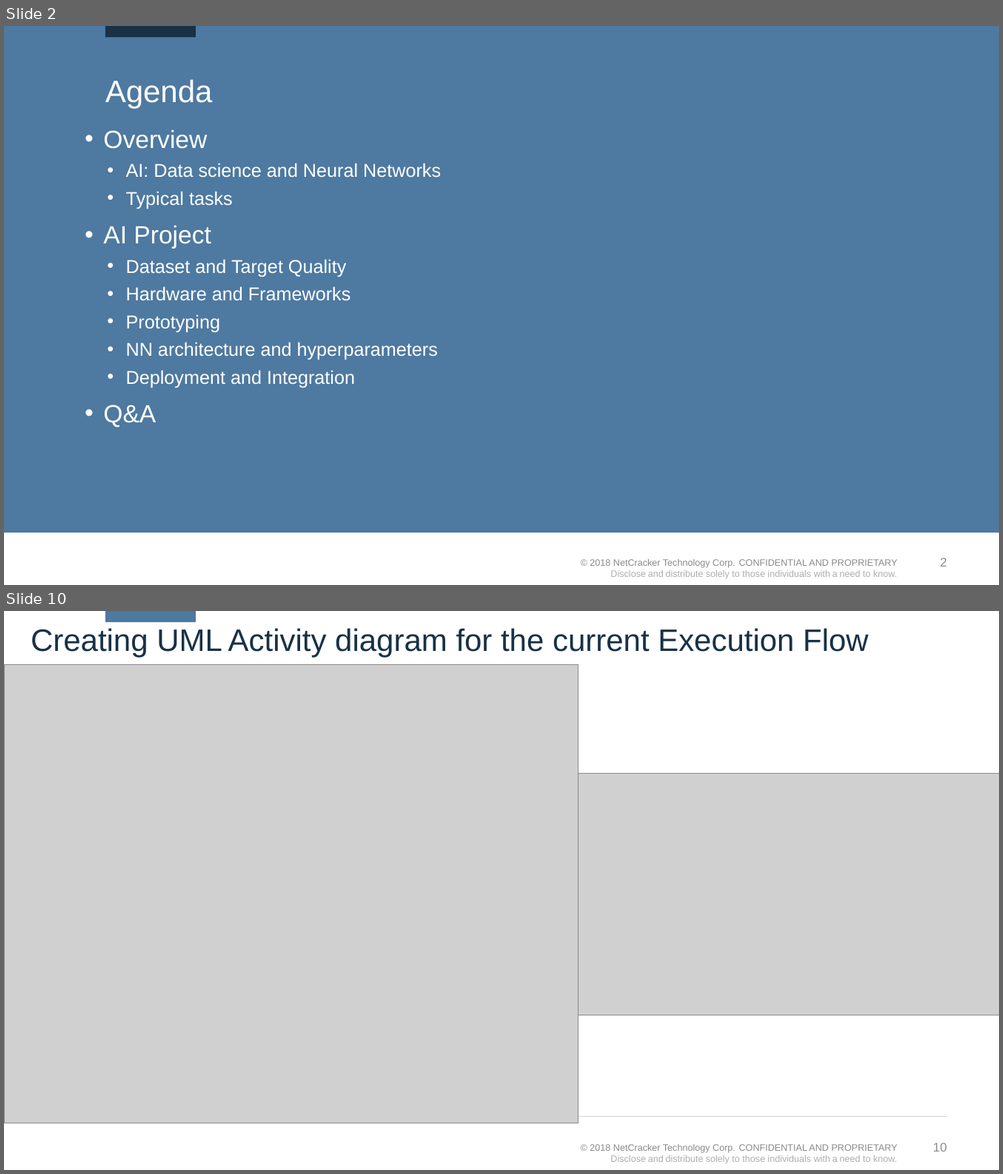
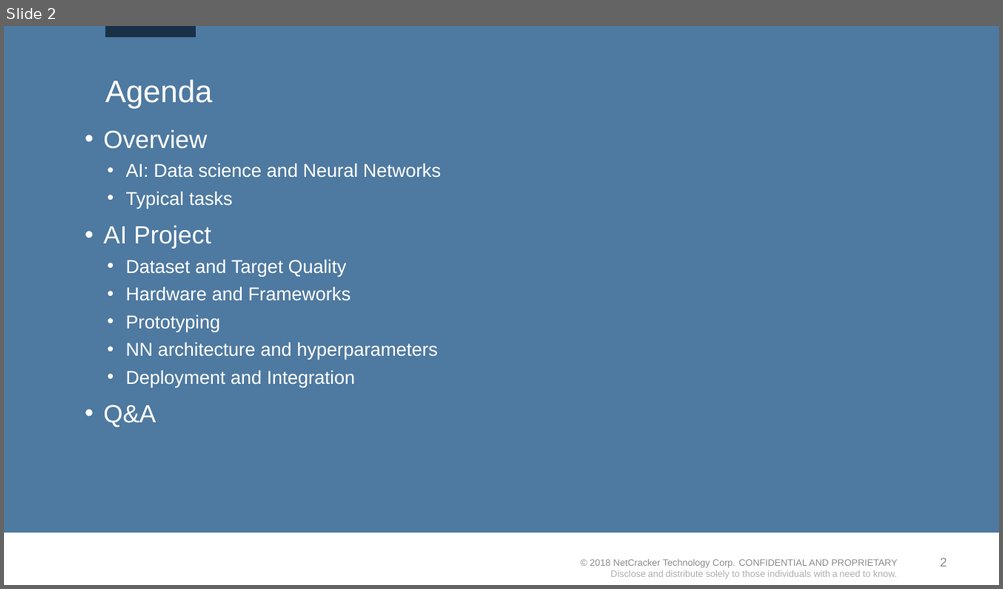
Before and after one commit to kvoloshenko/CLA, a slide deck: CLA_AI_01.pptx. Shown one above the other, each under a label of ours: slides 2 and 10 before the commit, slide 2 after it; the slides between them are not shown. The pictures are 1003x1174 and 1003x589 pixels, drawn with LibreOffice and Linux fonts; fonts in the diff are those of the drawing; grey boxes stand for pictures; background and template pictures are left out. Boxes give left, top, right and bottom in pixels: in the first picture for what was removed or moved away, otherwise in the second. Text is boxed around its words. In the diff, an @@ line names an element or a change of style, - is before the commit and + after.

```diff
--- a/CLA_AI_01.pptx
+++ b/CLA_AI_01.pptx
@@ slide 10 removed at <box>4,611,999,1170</box>, background #FFFFFF; not listed: 2 template elements that a slide beside it also shows @@
@@ title removed at <box>31,628,868,658</box> @@
-Creating UML Activity diagram for the current Execution Flow
@@ rectangle removed at <box>105,611,196,622</box> @@
@@ picture removed at <box>4,665,578,1124</box> @@
@@ picture removed at <box>578,774,999,1015</box> @@
@@ line removed from (56, 1117) to (947, 1117) @@
```
Also in this commit, not shown: 1 slide added, 12 other slides removed, 1 other file.
